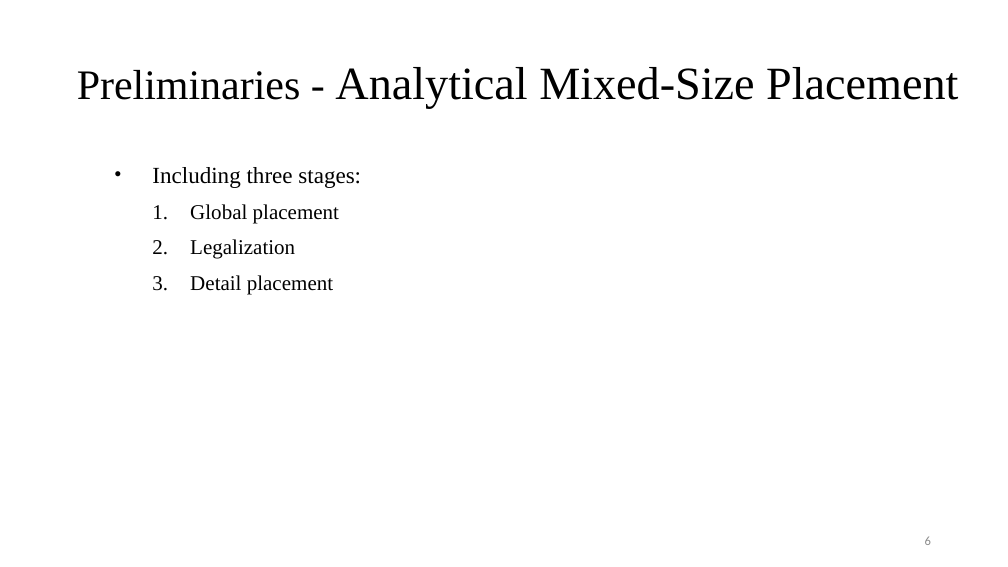
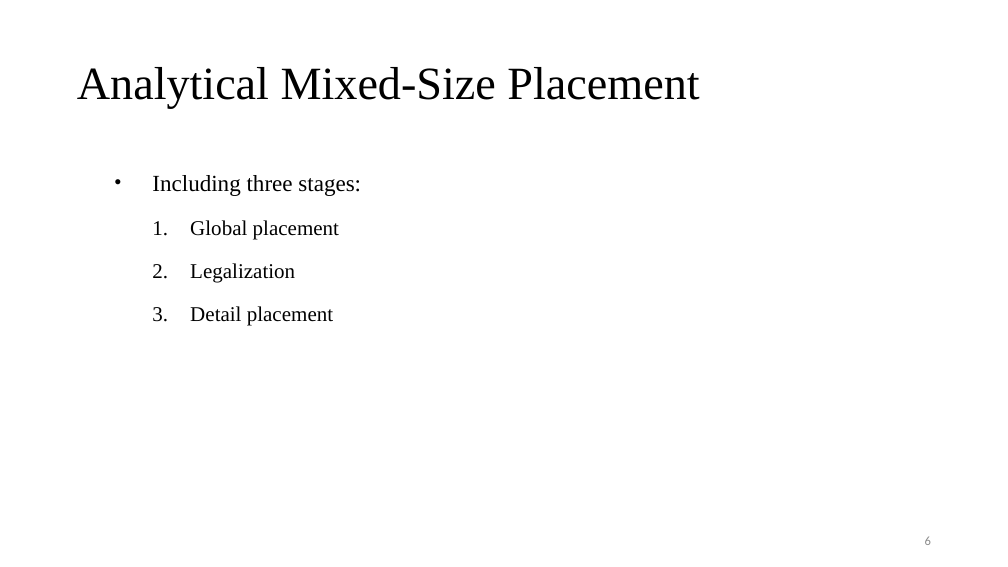
Before and after one commit to Pacific-Feng-Studuies/Studied-Papers, a slide deck: slide 7 of GM/Placement/Stronger Mixed-Size Placement Backbone Considering Second-Order Information/Stronger Mixed-Size Placement Backbone Considering Second-Order Information.pptx. Drawn at 1008x567 pixels with LibreOffice and Linux fonts; fonts in the diff are those of the drawing. Boxes give left, top, right and bottom in pixels: in the first picture for what was removed or moved away, otherwise in the second. Text is boxed around its words. In the diff, an @@ line names an element or a change of style, - is before the commit and + after.

```diff
--- a/GM/Placement/Stronger Mixed-Size Placement Backbone Considering Second-Order Information/Stronger Mixed-Size Placement Backbone Considering Second-Order Information.pptx
+++ b/GM/Placement/Stronger Mixed-Size Placement Backbone Considering Second-Order Information/Stronger Mixed-Size Placement Backbone Considering Second-Order Information.pptx
@@ text at <box>77,67,699,109</box>: text changed @@
-Preliminaries - Analytical Mixed-Size Placement
+Analytical Mixed-Size Placement
@@ text "Including three stages:" at <box>152,175,361,325</box>: line spacing 1.2 to 1.5 @@
```
Also in this commit, not shown: 6 other slides changed, 7 slides added.
